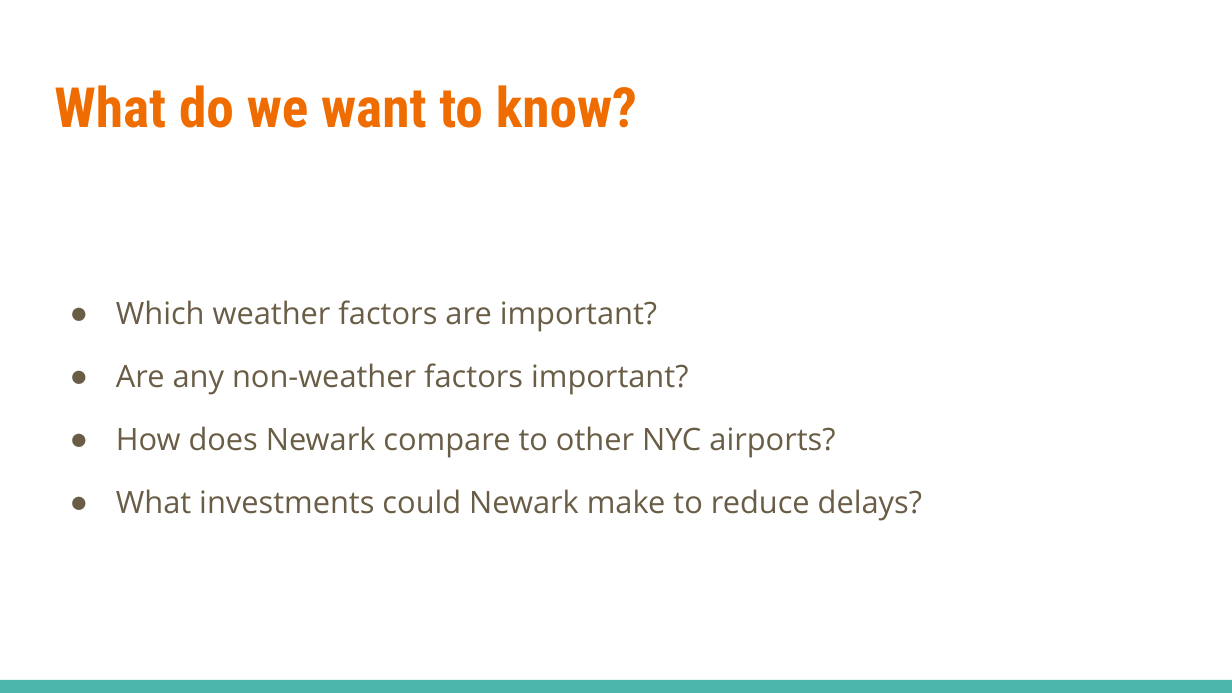
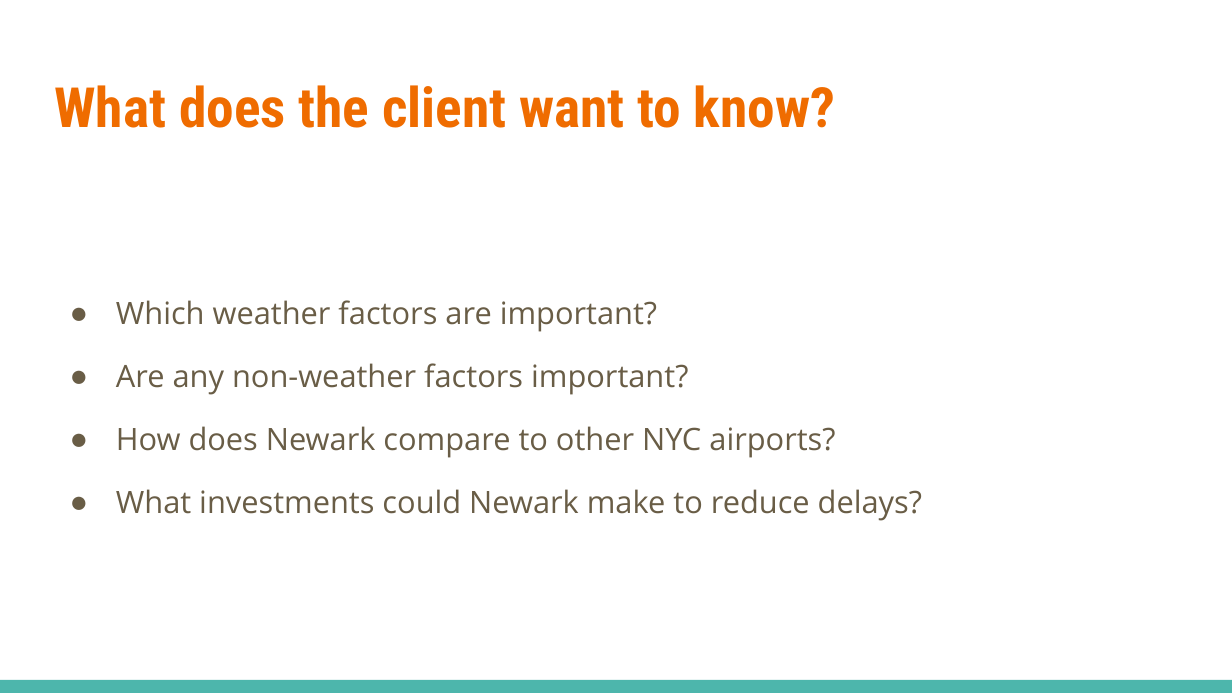
Before and after one commit to NeilEcosse/flight_delays, a slide deck: slide 2 of documentation/presentation.pptx. Drawn at 1232x693 pixels with LibreOffice and Linux fonts; fonts in the diff are those of the drawing. Boxes give left, top, right and bottom in pixels: in the first picture for what was removed or moved away, otherwise in the second. Text is boxed around its words. In the diff, an @@ line names an element or a change of style, - is before the commit and + after.

Commit message:
minor changes to presentation

```diff
--- a/documentation/presentation.pptx
+++ b/documentation/presentation.pptx
@@ title at (54, 85, 835, 128): text changed @@
-What do we want to know?
+What does the client want to know?
```
Also in this commit, not shown: 1 other file.
